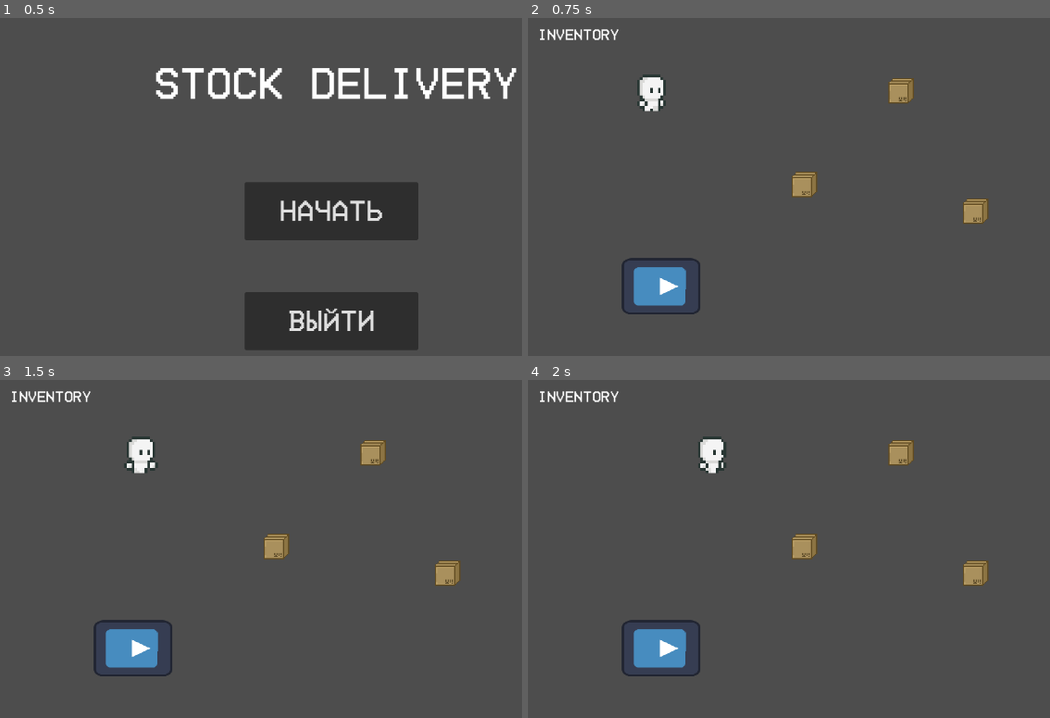
Above: before the commit, frames 1-4 (two rows, left to right).
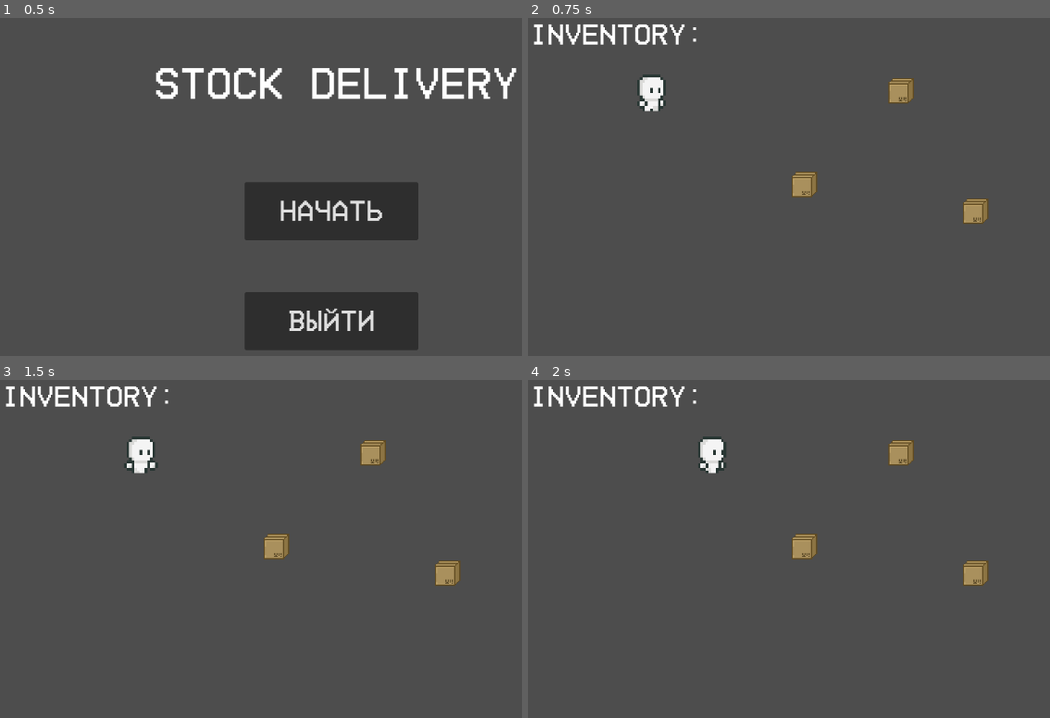
Above: after the commit, the same moments.

Repository: forniiq/stock-delivery
Game: Godot game, scene res://Scene/main_menu.tscn
The game is run twice, just before and just after one commit, with the same random seed, the same clock (stepped at 60 frames per second) and the same inputs. The engine's default icon, where the game draws it, is replaced by a stand-in: a white triangle on a blue panel in a dark square.
Inputs:
- Up to frame 1 (0.5 s): no input
- Up to frame 2 (0.75 s): click "Начать" at 0.5 s
- Up to frame 3 (1.5 s): tap Enter at 1.25 s; hold D (D) from 1.28 s (still down)
- Up to frame 4 (2 s): keep holding D (D); tap E (E) at 1.55 s

Frame 1 is identical in both runs. In frame 2, 2.4% of the frame differs, in the area x 1-33%, y 1-88%; in frame 3, 2.4%; in frame 4, 2.4%.

Commit message:
Исправлены баги и добавлена всплывающая кнопка

Diff:
--- a/Player/player_1/Player_1.gd
+++ b/Player/player_1/Player_1.gd
@@ -8,6 +8,7 @@
 @export var inventory_size = 1 #Размер инвентаря
 var controlling = true #Статус управления
 var in_vehicle = false
+var on_area = false
 
 func _ready():
 	pass
--- a/Player/player_1/Player_1.tscn
+++ b/Player/player_1/Player_1.tscn
@@ -1,9 +1,11 @@
-[gd_scene load_steps=47 format=3 uid="uid://biftqseycapea"]
+[gd_scene load_steps=49 format=3 uid="uid://biftqseycapea"]
 
 [ext_resource type="Script" path="res://Player/player_1/Player_1.gd" id="1_mmvxh"]
 [ext_resource type="Texture2D" uid="uid://pfe2g4ocnaew" path="res://Player/Base Character - Free/walk.png" id="1_v3tpf"]
 [ext_resource type="Texture2D" uid="uid://cxotiqvgg2qfb" path="res://Player/Base Character - Free/idle.png" id="2_dyymq"]
 [ext_resource type="Texture2D" uid="uid://c6awcmu8bfxv4" path="res://Player/Base Character - Free/run.png" id="3_fitp1"]
+[ext_resource type="Texture2D" uid="uid://cwsjq8pxdonn2" path="res://Player/player_1/Press_E.png" id="5_5dbma"]
+[ext_resource type="Script" path="res://Player/player_1/PressE.gd" id="6_5daoe"]
 
 [sub_resource type="RectangleShape2D" id="RectangleShape2D_41rhv"]
 size = Vector2(11, 14)
@@ -332,3 +334,10 @@
 [node name="AnimatedSprite2D" type="AnimatedSprite2D" parent="."]
 sprite_frames = SubResource("SpriteFrames_uvviq")
 animation = &"run_l"
+
+[node name="PressE" type="Sprite2D" parent="."]
+visible = false
+position = Vector2(9.33333, -10.4444)
+scale = Vector2(0.2, 0.2)
+texture = ExtResource("5_5dbma")
+script = ExtResource("6_5daoe")
--- /dev/null
+++ b/Player/player_1/PressE.gd
@@ -0,0 +1,7 @@
+extends Sprite2D
+
+func _process(_delta):
+	if $"..".on_area == true:
+		show()
+	else:
+		hide()
--- a/Player/vehicle/vehicle.gd
+++ b/Player/vehicle/vehicle.gd
@@ -11,6 +11,7 @@
 # Переменные для движения
 var rotation_velocity = 0
 var controlling = false
+var in_area = false
 
 func _physics_process(delta):
 	var input_vector = Vector2.ZERO
@@ -71,13 +72,24 @@
 
 func _on_interaction_area_body_entered(body):
 	if body.name == "Player_1":
-		body.connect("seat", Callable(self, "_on_seat"))
+
+		in_area = true
+		seat()
+
+func _on_interaction_area_body_exited(body):
+	if body.name == "Player_1":
+		in_area = false
+
+func seat():
+	if Input.is_action_pressed("E"):
+		_on_seat()
 
 func _on_seat():
-	var player_1 = $"../Player_1"
-	if player_1 != null:
-		if player_1.inventory == "":
-			player_1.controlling = false
-			player_1.queue_free()
-			player_1.in_vehicle = true
-			controlling = true
+	if in_area:
+		var player_1 = get_node("../Player_1")
+		if player_1 != null:
+			if player_1.inventory == "":
+				player_1.controlling = false
+				player_1.hide()
+				player_1.in_vehicle = true
+				controlling = true
--- /dev/null
+++ b/Scene/Inventory.gd
@@ -0,0 +1,4 @@
+extends Label
+
+func _process(_delta):
+	text = "inventory: " + str($"../Player_1".inventory)
--- a/Scene/Label.gd
+++ /dev/null
@@ -1 +0,0 @@
-extends Label
--- a/Scene/world.gd
+++ b/Scene/world.gd
@@ -1,36 +1 @@
 extends Node2D
-
-var box = preload("res://assets/box/box.tscn")
-var player_1 = preload("res://Player/player_1/Player_1.tscn")
-
-func _process(_delta):
-	if Input.is_action_pressed("F"):
-		if_put_box()
-
-	if Input.is_action_pressed("Q"):
-		if_out_seat()
-
-func if_put_box():
-	if $Player_1.inventory == "box":
-		_put_box()
-
-func if_out_seat():
-	if $vehicle.controlling == true:
-		_out_seat()
-
-func _put_box():
-	var boxtemp = box.instantiate()
-	boxtemp.position = $Player_1.position
-	boxtemp.z_index = $Player_1.z_index - 1
-	add_child(boxtemp)
-	$Player_1.inventory = ""
-
-func _out_seat():
-	var player_1temp = player_1.instantiate()
-	var offset = Vector2(0, -90)
-	var new_position = $vehicle.position + offset.rotated($vehicle.rotation)
-	player_1temp.position = new_position
-	add_child(player_1temp)
-	$vehicle.controlling = false
-	$Player_1.controlling = true
-	$Player_1.in_vehicle = false
--- a/Scene/world.tscn
+++ b/Scene/world.tscn
@@ -1,24 +1,13 @@
-[gd_scene load_steps=7 format=3 uid="uid://cuuxld8lqi268"]
+[gd_scene load_steps=6 format=3 uid="uid://cuuxld8lqi268"]
 
 [ext_resource type="Script" path="res://Scene/world.gd" id="1_4trsn"]
 [ext_resource type="PackedScene" uid="uid://biftqseycapea" path="res://Player/player_1/Player_1.tscn" id="1_tk5dl"]
 [ext_resource type="PackedScene" uid="uid://blx5ibyd34ivk" path="res://assets/box/box.tscn" id="2_6m0j1"]
 [ext_resource type="FontFile" uid="uid://bm7e7aaxlijxw" path="res://HomeVideo-Regular.otf" id="3_6iwdf"]
-[ext_resource type="Script" path="res://Scene/Label.gd" id="4_q73tb"]
-[ext_resource type="PackedScene" uid="uid://n5n27ens0s3i" path="res://Player/vehicle/vehicle.tscn" id="6_rlvlb"]
+[ext_resource type="Script" path="res://Scene/Inventory.gd" id="4_m7fyq"]
 
 [node name="World" type="Node2D"]
 script = ExtResource("1_4trsn")
-
-[node name="Label" type="Label" parent="."]
-offset_left = 57.0
-offset_top = 52.0
-offset_right = 211.0
-offset_bottom = 79.0
-theme_override_fonts/font = ExtResource("3_6iwdf")
-theme_override_font_sizes/font_size = 26
-text = "Inventory"
-script = ExtResource("4_q73tb")
 
 [node name="box" parent="." instance=ExtResource("2_6m0j1")]
 position = Vector2(518, 323)
@@ -32,5 +21,12 @@
 [node name="Player_1" parent="." instance=ExtResource("1_tk5dl")]
 position = Vector2(251, 165)
 
-[node name="vehicle" parent="." instance=ExtResource("6_rlvlb")]
-position = Vector2(270, 499)
+[node name="Inventory" type="Label" parent="."]
+offset_left = 43.0
+offset_top = 41.0
+offset_right = 313.0
+offset_bottom = 86.0
+theme_override_fonts/font = ExtResource("3_6iwdf")
+theme_override_font_sizes/font_size = 50
+text = "Inventory"
+script = ExtResource("4_m7fyq")
--- a/assets/box/box.gd
+++ b/assets/box/box.gd
@@ -1,11 +1,37 @@
 extends Area2D
+var on_area = false
+var on_inventory = false
 
 func _on_Box_body_entered(body):
 	if body.name == "Player_1":
-		body.connect("interact", Callable(self, "_on_interact"))
+			on_area = true
+			$"../Player_1".on_area = true
 
 # Функция для обработки взаимодействия
-func _on_interact():
-	if $"../Player_1".inventory == "":
-		$"../Player_1".inventory = "box"
-		queue_free()
+func _pickup_box():
+	if on_area == true:
+		if $"../Player_1" != null:
+			if $"../Player_1".inventory == "":
+				on_inventory = true
+				$"../Player_1".inventory = "box"
+				hide()
+
+func _on_body_exited(body):
+	if body.name == "Player_1":
+		on_area = false
+		$"../Player_1".on_area = false
+
+func show_box():
+	if $"../Player_1" != null and on_inventory == true:
+		position = $"../Player_1".position
+		z_index = $"../Player_1".z_index - 1
+		on_inventory = false
+		$"../Player_1".inventory = ""
+		show()
+
+func _process(_delta):
+	if Input.is_action_just_pressed("F") and $"../Player_1".inventory == "box":
+		show_box()
+
+	if Input.is_action_just_released("E") and $"../Player_1".inventory == "":
+		_pickup_box()
--- a/assets/box/box.tscn
+++ b/assets/box/box.tscn
@@ -18,3 +18,4 @@
 shape = SubResource("RectangleShape2D_if0hq")
 
 [connection signal="body_entered" from="." to="." method="_on_Box_body_entered"]
+[connection signal="body_exited" from="." to="." method="_on_body_exited"]
Binary file added: Player/player_1/Press_E.png
Not shown, added: Player/player_1/Press_E.png.import
